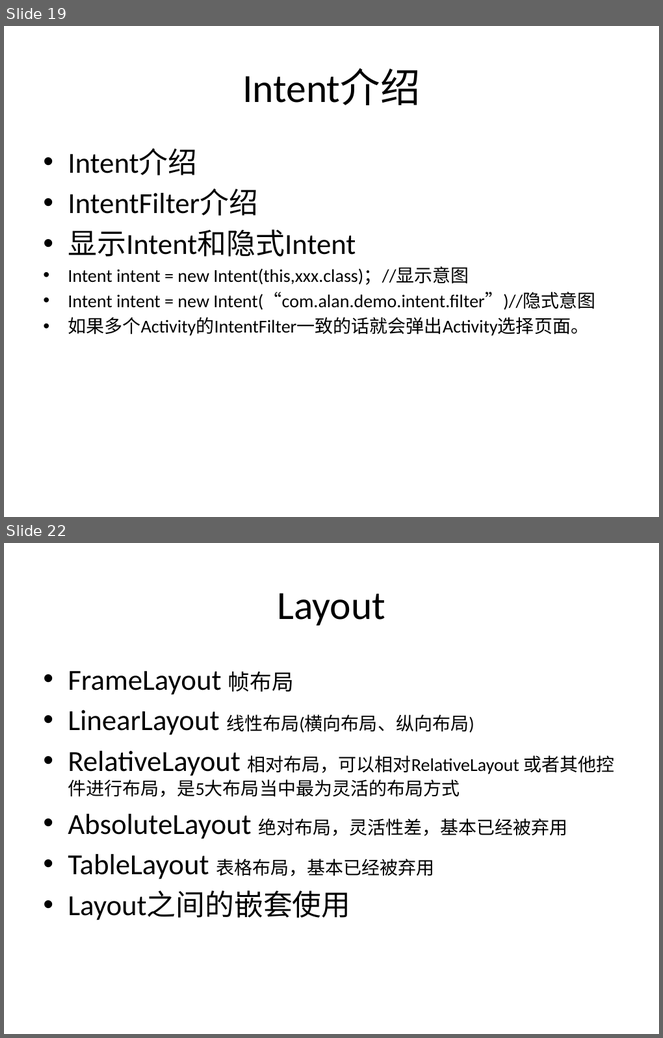
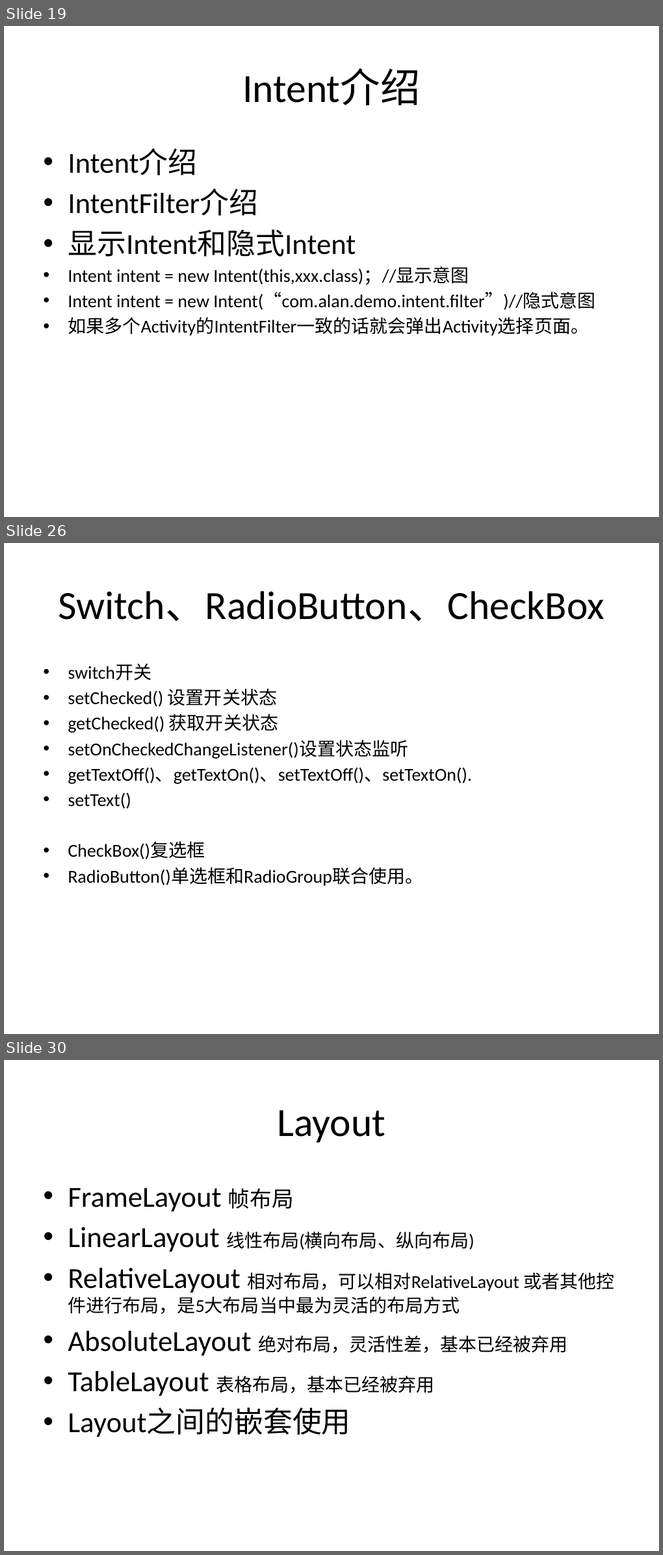
Before and after one commit to alanforgithub/share_content, a slide deck: 文件资料/Android培训-1.pptx. Shown one above the other, each under a label of ours: slides 19 and 22 before the commit, slides 19, 26 and 30 after it; the slides between them are not shown. The pictures are 663x1038 and 663x1555 pixels, drawn with LibreOffice and Linux fonts; fonts in the diff are those of the drawing. Boxes give left, top, right and bottom in pixels: in the first picture for what was removed or moved away, otherwise in the second. Text is boxed around its words. In the diff, an @@ line names an element or a change of style, - is before the commit and + after.

```diff
--- a/文件资料/Android培训-1.pptx
+++ b/文件资料/Android培训-1.pptx
@@ slide 26 added at <box>4,543,659,1034</box>, background #FFFFFF @@
@@ title added at <box>59,591,605,621</box>, 44 pt, text #000000 @@
+Switch、RadioButton、CheckBox
@@ text added at <box>68,664,472,886</box>, 20 pt, text #000000 @@
+• switch开关
+• setChecked() 设置开关状态
+• getChecked() 获取开关状态
+• setOnCheckedChangeListener()设置状态监听
+• getTextOff()、getTextOn()、setTextOff()、setTextOn().
+• setText()
+• CheckBox()复选框
+• RadioButton()单选框和RadioGroup联合使用。
@@ what was slide 22 is now slide 30 @@
```
Also in this commit, not shown: 4 slides changed, 6 other slides added, 21 other files.
